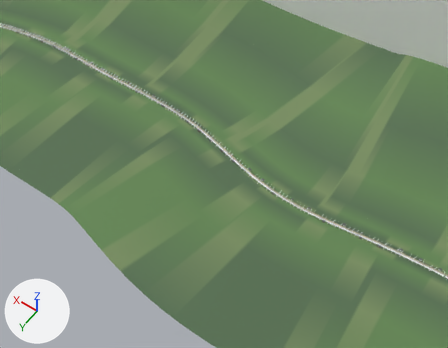
An edit to the glTF model frontend/projects/ride/public/courses/kyoto.glb, drawn before and after from the same camera.
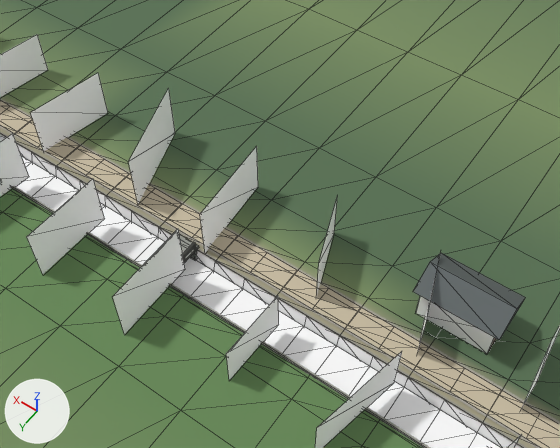
Each version appears first from a 50 mm camera at (6426.0, 1162.6, 1550.6) aimed at (7120.3, 190.6, 23.2), and next in a close-up from a 50 mm camera at (7477.5, 129.7, 134.8) aimed at (7507.3, 88.0, 69.4). Arrows for +X, +Y and +Z are at lower left; the lights stay in place. The first two pictures are the older version. The close-ups show mesh edges as thin lines. Where no turn or scale is listed for an object, it has been applied to the vertices. Vertices at exactly the same position are counted once.

Objects in the first close-up: 'CanalCoping_031', 'KyotoCanal_031', 'KyotoGardens_031', 'KyotoGravel_031', 'KyotoSakura_031', 'KyotoShops_031', 'KyotoWater_031', 'Land_007'.
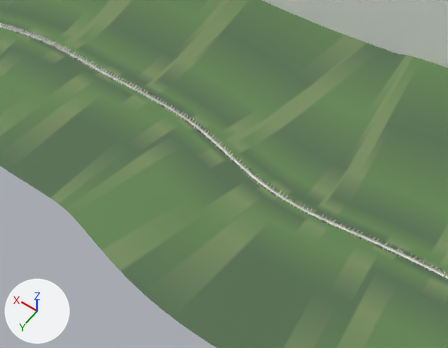
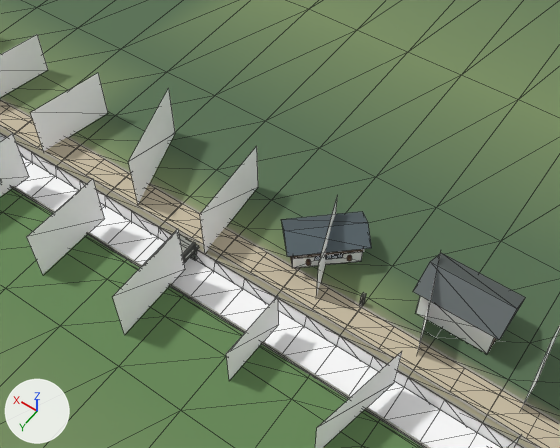
Location of each change, (x1, y1, x2, y2) in pixels of the close-ups (560 x 448 px):
'Land_007', reshaped: before (179, 234, 526, 352); after (179, 211, 526, 352)
'KyotoShops_031', reshaped: before (416, 296, 494, 354); after (292, 252, 494, 354)
part 1 of me_kyotoshops_031, added: after (292, 252, 363, 268)
part 2 of me_land_007, added: after (281, 211, 372, 257)
part 3 of me_land_007, added: after (360, 292, 366, 306)
part 4 of me_land_007, added: after (293, 249, 364, 259)

The change, as a list of edits to the scene's bpy script:
```text
Change me_kyotoshops_031:
    used by ob_kyotoshops_031; location = (7370.39, 102.15, 65.24)
    verts and faces of me_kyotoshops_031; kept vertices keep their numbers, new ones are numbered from 20
    remove me_kyotoshops_031.from_pydata(...)  # 20 vertices, 10 faces; spans x 0.0..232.0, y -15.0..0.0, z 0.0..5.0
    add me_kyotoshops_031.from_pydata(...)  # 24 vertices, 12 faces; spans x 0.0..232.0, y -17.0..0.0, z 0.0..5.0
    me_kyotoshops_031 part 1
    add verts[20] = (128.0, -17.0, 1.0)  # pixel (361, 261)
    add verts[21] = (134.0, -12.0, 1.0)  # pixel (292, 268)
    add verts[22] = (134.0, -12.0, 4.0)
    add verts[23] = (128.0, -17.0, 4.0)
    add faces += [(20, 21, 22), (20, 22, 23)]
Change me_land_007:
    used by ob_land_007; location = (6709.31, 200.89, 64.43)
    remove me_land_007.from_pydata(...)  # 358 vertices, 414 faces; spans x 0.0..894.0, y -119.0..0.0, z 0.0..13.0
    add me_land_007.from_pydata(...)  # 478 vertices, 572 faces; spans x 0.0..894.0, y -120.0..0.0, z 0.0..13.0
    me_land_007 part 2: the loose piece of 6 vertices spanning x 773.0..782.0, y -119.0..-113.0, z 6.0..7.0 is copied, and the copy is turned 42.8 degrees about the z axis through its middle and scaled by 0.922, then moved by (16.0, 1.0, -1.0); it spans x 788.0..798.0, y -120.0..-110.0, z 5.0..6.0
    me_land_007 part 3: the loose piece of 8 vertices spanning x 805.0, y -107.0, z 2.0..3.0 is copied, and the copy is moved by (-19.0, -5.0, 0.0); it spans x 786.0..787.0, y -112.0..-111.0, z 1.0..3.0
    me_land_007 part 4: 8 vertices added at x 789.0..795.0, y -116.0..-111.0, z 4.0
    other edits to the shape of me_land_007 do not show in these pictures
```
